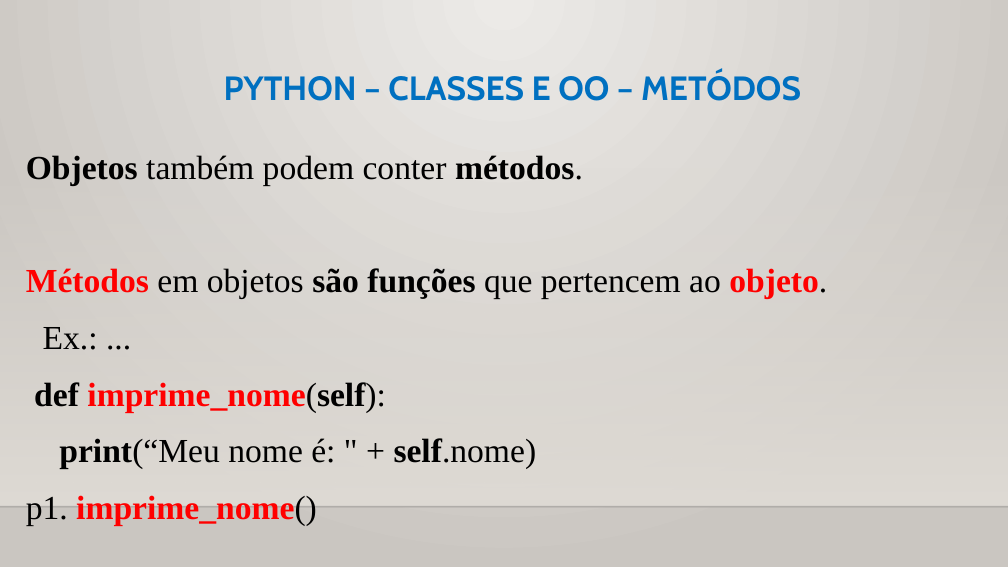
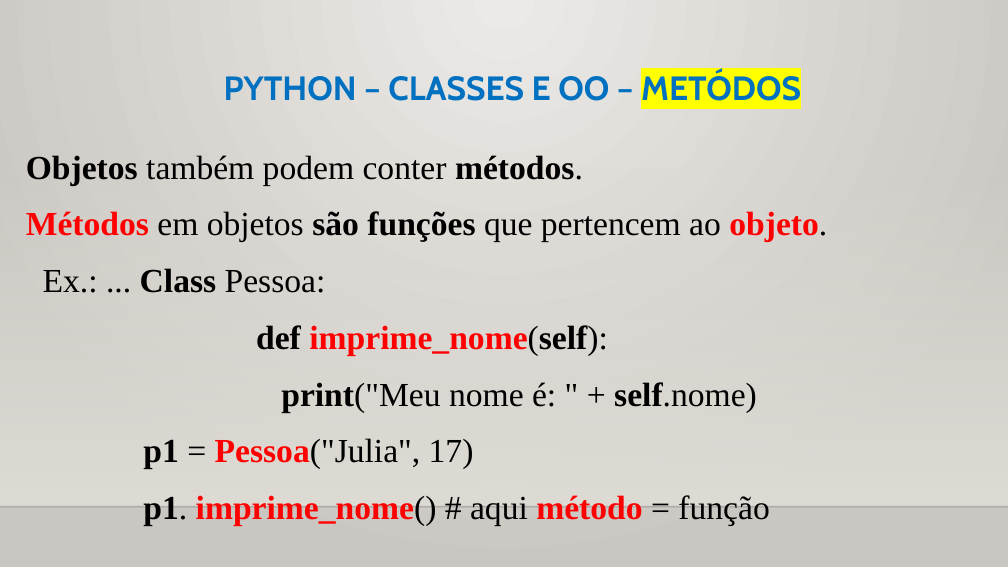
Before and after one commit to CloudEducationBrazil/WydenUniRuyPythonRAD, a slide deck: slide 9 of 01 Classes/Aula 11 RAD Python - Classes - Orientação a Objetos.pptx. Drawn at 1008x567 pixels with LibreOffice and Linux fonts; fonts in the diff are those of the drawing; background and template pictures are left out. Boxes give left, top, right and bottom in pixels: in the first picture for what was removed or moved away, otherwise in the second. Text is boxed around its words. In the diff, an @@ line names an element or a change of style, - is before the commit and + after.

Commit message:
ajustesss Python RAD 02112023

```diff
--- a/01 Classes/Aula 11 RAD Python - Classes - Orientação a Objetos.pptx
+++ b/01 Classes/Aula 11 RAD Python - Classes - Orientação a Objetos.pptx
@@ title "PYTHON – CLASSES E OO ..." at (224, 72, 801, 101): highlight none to #FFFF00 in "METÓDOS" @@
@@ text at (43, 268, 326, 293): text changed @@
-Ex.: ...
+Ex.: ... Class Pessoa:
@@ text at (256, 325, 608, 355): list level 1 to 5 in "def imprime_nome(self):" @@
@@ text at (143, 382, 769, 526): text changed @@
-print(“Meu nome é: " + self.nome)
-p1. imprime_nome()
+        print("Meu nome é: " + self.nome)
+p1 = Pessoa("Julia", 17)
+p1. imprime_nome() # aqui método = função
```
Also in this commit, not shown: 5 other slides changed, 3 slides added.
